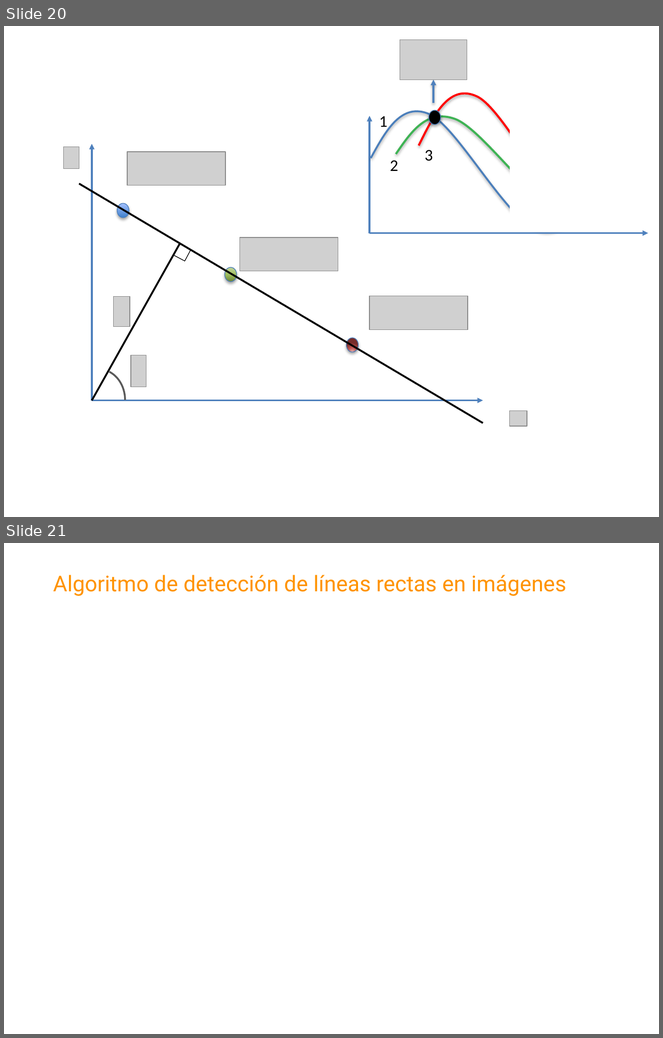
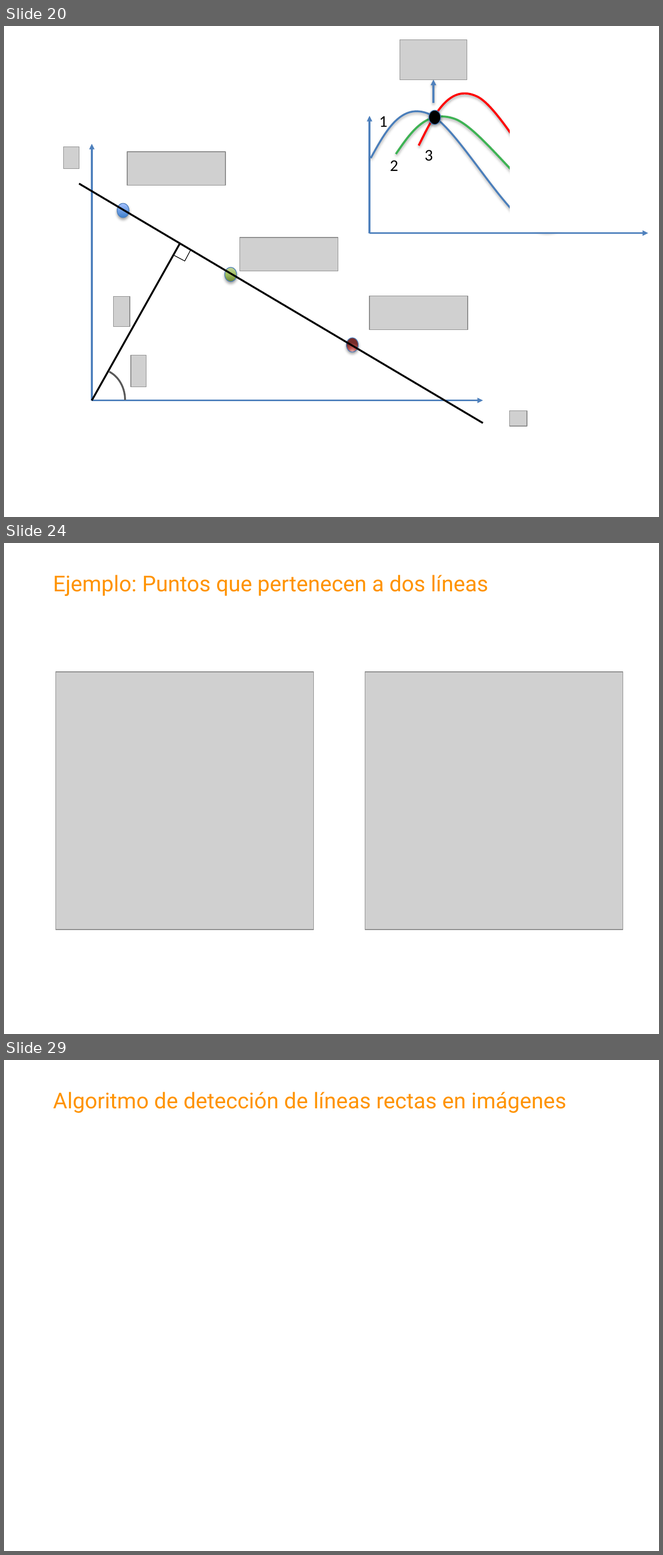
Before and after one commit to domingomery/imagenes, a slide deck: clases/Cap08_Segmentacion/presentations/IMG08_Hough.pptx. Shown one above the other, each under a label of ours: slides 20 and 21 before the commit, slides 20, 24 and 29 after it; the slides between them are not shown. The pictures are 663x1038 and 663x1555 pixels, drawn with LibreOffice and Linux fonts; fonts in the diff are those of the drawing; grey boxes stand for pictures; background and template pictures are left out. Boxes give left, top, right and bottom in pixels: in the first picture for what was removed or moved away, otherwise in the second. Text is boxed around its words. In the diff, an @@ line names an element or a change of style, - is before the commit and + after.

```diff
--- a/clases/Cap08_Segmentacion/presentations/IMG08_Hough.pptx
+++ b/clases/Cap08_Segmentacion/presentations/IMG08_Hough.pptx
@@ slide 24 added at [4, 543, 659, 1034], background #FFFFFF @@
@@ text added at [53, 575, 489, 596], 24 pt, text #FF9300 @@
+Ejemplo: Puntos que pertenecen a dos líneas
@@ picture added at [56, 672, 314, 930] @@
@@ picture added at [365, 672, 623, 930] @@
@@ what was slide 21 is now slide 29 @@
```
Also in this commit, not shown: 9 other slides added, 11 other files.
